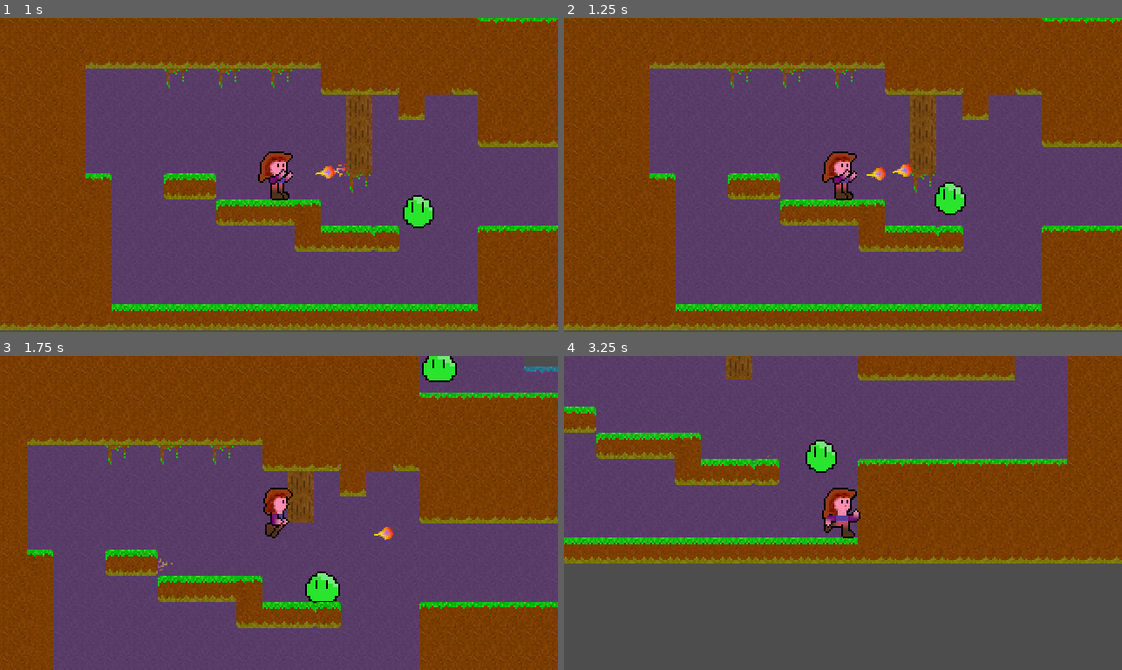
Above: before the commit, frames 1-4 (two rows, left to right).
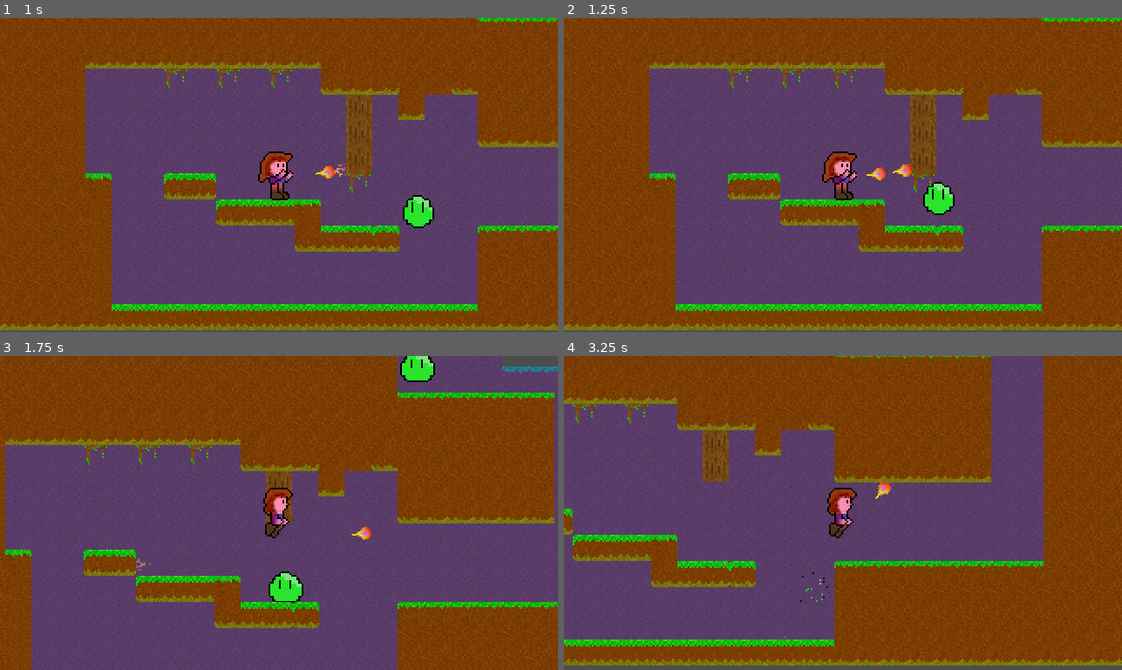
Above: after the commit, the same moments.

Repository: Teaching-myself-Godot/godot-zelia
Game: Godot game, scene res://game.tscn
The game is run twice, just before and just after one commit, with the same random seed, the same clock (stepped at 60 frames per second) and the same inputs.
Inputs (mouse positions are in pixels of both pictures, inside the frame that each line leads up to):
- Up to frame 1 (1 s): move the mouse to (401, 159) at 0.52 s; press the mouse at (401, 159) at 0.53 s; hold D (Run right) from 0.53 s (still down); tap W (Jump) at 0.77 s
- Up to frame 2 (1.25 s): keep holding D (Run right)
- Up to frame 3 (1.75 s): keep holding D (Run right); move the mouse to (167, 528) at 1.27 s; release the mouse at (167, 528) at 1.28 s; click (167, 528) at 1.35 s; tap W (Jump) at 1.52 s
- Up to frame 4 (3.25 s): move the mouse to (898, 443) at 2.02 s; release D (Run right) at 2.03 s; press the mouse at (898, 443) at 2.03 s; hold A (Run left) 2.03-2.78 s; move the mouse to (815, 575) at 2.77 s; release the mouse at (815, 575) at 2.78 s; hold D (Run right) from 2.78 s (still down); click (815, 575) at 2.85 s; tap W (Jump) at 3.02 s

Frame 1 is identical in both runs. In frame 2, 0.5% of the frame differs, in the area x 64-73%, y 52-63%; in frame 3, 14%; in frame 4, 69%, in the area x 0-100%, y 0-99%.

Commit message:
fixes falling tile physics and damage.

Diff:
--- a/projectiles/fireball/fireball.tscn
+++ b/projectiles/fireball/fireball.tscn
@@ -39,6 +39,7 @@
 wait_time = 0.5
 one_shot = true
 
+[connection signal="area_entered" from="." to="." method="_on_body_entered"]
 [connection signal="body_entered" from="." to="." method="_on_body_entered"]
 [connection signal="screen_exited" from="VisibleOnScreenNotifier2D" to="." method="_on_visible_on_screen_notifier_2d_screen_exited"]
 [connection signal="timeout" from="DissipateTimer" to="." method="_on_dissipate_timer_timeout"]
--- a/terrains/breakable_tile.gd
+++ b/terrains/breakable_tile.gd
@@ -1,31 +1,37 @@
-extends StaticBody2D
+extends Area2D
 
 @export var hp : int
 @export var texture : Texture2D
 @export var atlas_coords : Vector2
 @export var falls_down : bool = false
+@export var velocity = Vector2.ZERO
+@export var damage = 2;
 
-var gravity       = 0
-var gravity_scale = 0
 # Called when the node enters the scene tree for the first time.
 func _ready():
 	$Sprite2D.set_texture(texture)
 	$Sprite2D.region_rect = Rect2(atlas_coords.x * 15, atlas_coords.y * 15, 15, 15)
 
-func _process(delta):
-	position.y += gravity * delta
-	gravity += gravity_scale
+func _physics_process(delta):
+	# Update position by velocity-vector
+	if velocity:
+		position += velocity * delta
 
 func take_damage(dmg : int):
 	if hp <= 0:
 		if falls_down:
-			gravity_scale = 2
+			velocity.y = 100
 		else:
 			queue_free()
 	else:
 		hp -= dmg
 
+func _on_visible_on_screen_notifier_2d_screen_exited():
+	if velocity.y > 0:
+		queue_free()
 
-func _on_visible_on_screen_notifier_2d_screen_exited():
-	if gravity > 0:
+func _on_body_entered(body):
+	if velocity.y > 0:
+		if body.has_method("take_damage"):
+			body.take_damage(damage)
 		queue_free()
--- a/terrains/breakable_tile.tscn
+++ b/terrains/breakable_tile.tscn
@@ -6,7 +6,7 @@
 [sub_resource type="RectangleShape2D" id="RectangleShape2D_076g6"]
 size = Vector2(15, 15)
 
-[node name="BreakableTile" type="StaticBody2D"]
+[node name="BreakableTile" type="Area2D"]
 position = Vector2(1, 1)
 collision_layer = 3
 collision_mask = 3
@@ -24,4 +24,5 @@
 
 [node name="VisibleOnScreenNotifier2D" type="VisibleOnScreenNotifier2D" parent="."]
 
+[connection signal="body_entered" from="." to="." method="_on_body_entered"]
 [connection signal="screen_exited" from="VisibleOnScreenNotifier2D" to="." method="_on_visible_on_screen_notifier_2d_screen_exited"]
